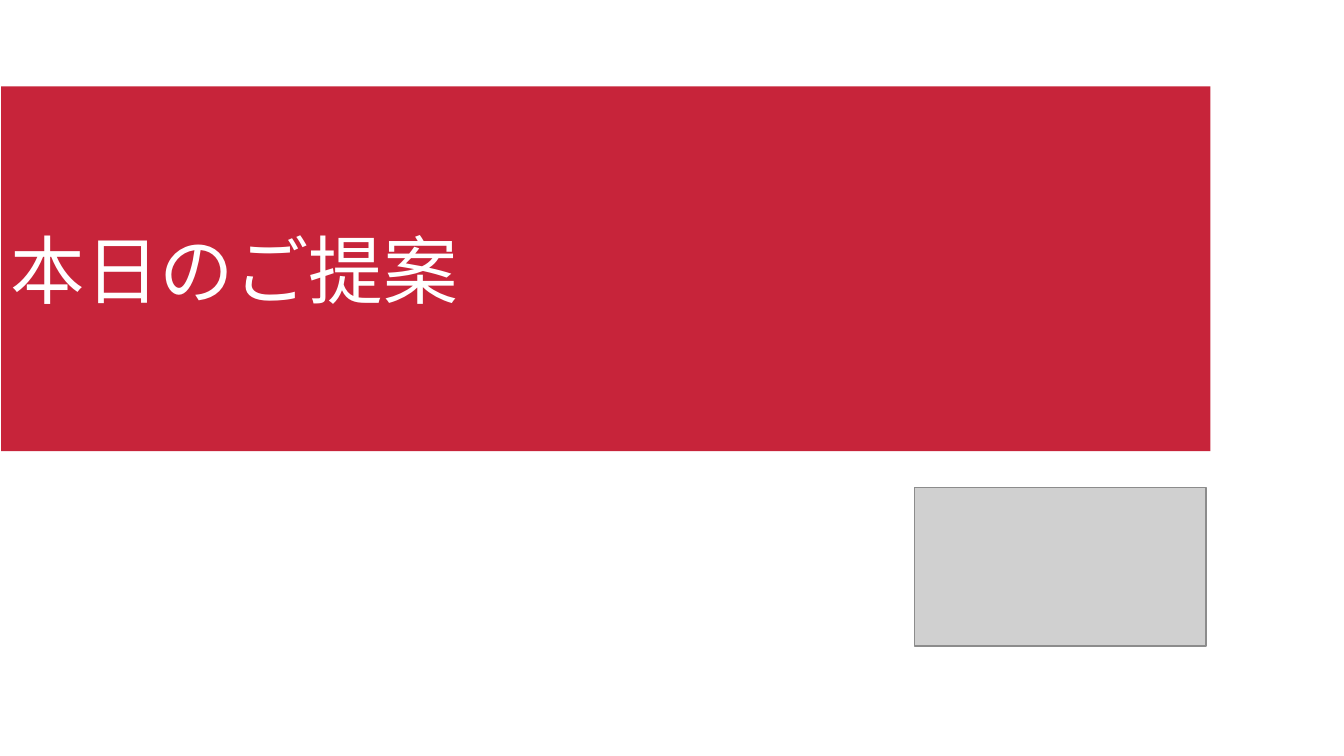
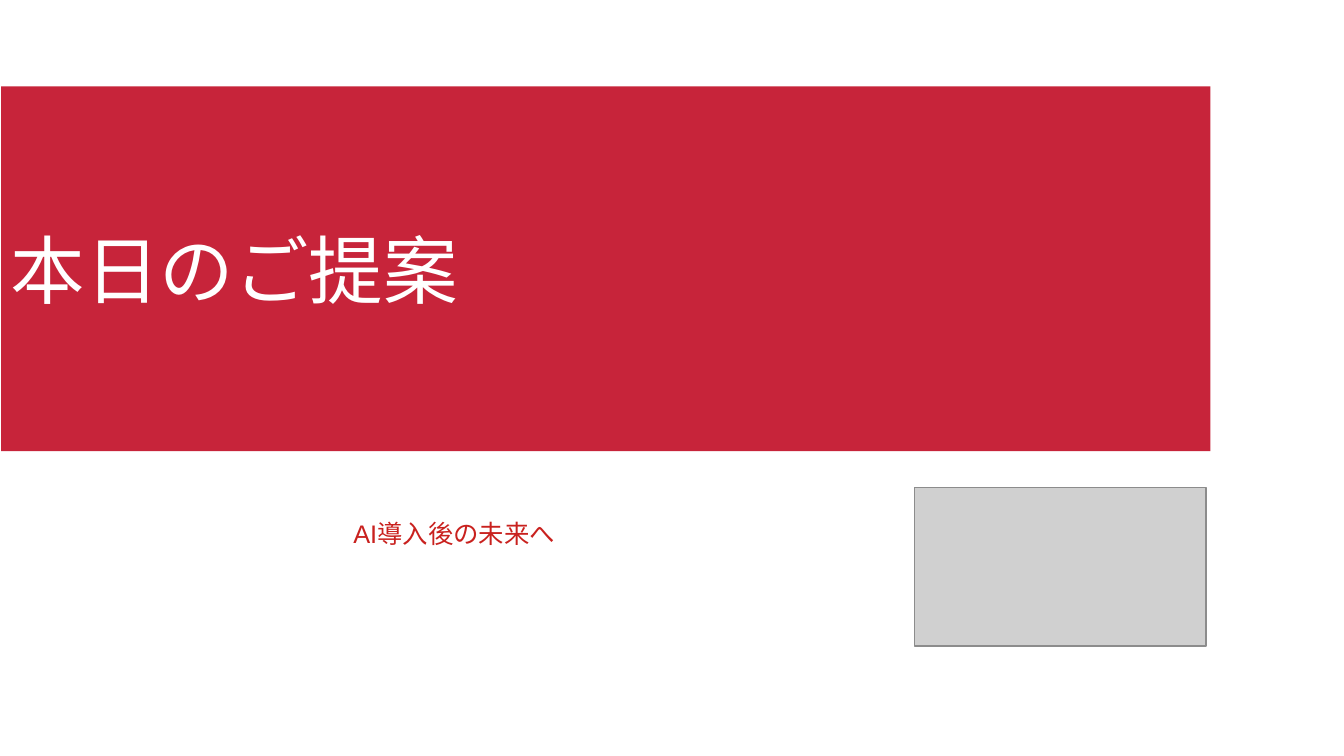
Before and after one commit to ducksfrogs/AIQuest, a slide deck: slide 4 of second_term/docs/tukareta.odp. Drawn at 1344x756 pixels with LibreOffice and Linux fonts; fonts in the diff are those of the drawing; grey boxes stand for pictures; background and template pictures are left out. Boxes give left, top, right and bottom in pixels: in the first picture for what was removed or moved away, otherwise in the second. Text is boxed around its words. In the diff, an @@ line names an element or a change of style, - is before the commit and + after.

```diff
--- a/second_term/docs/tukareta.odp
+++ b/second_term/docs/tukareta.odp
@@ text added at bbox=[353, 522, 555, 545], 15 pt, text #C9211E @@
+AI導入後の未来へ
```
Also in this commit, not shown: 1 other slide changed, 2 slides added, 1 slide removed.
